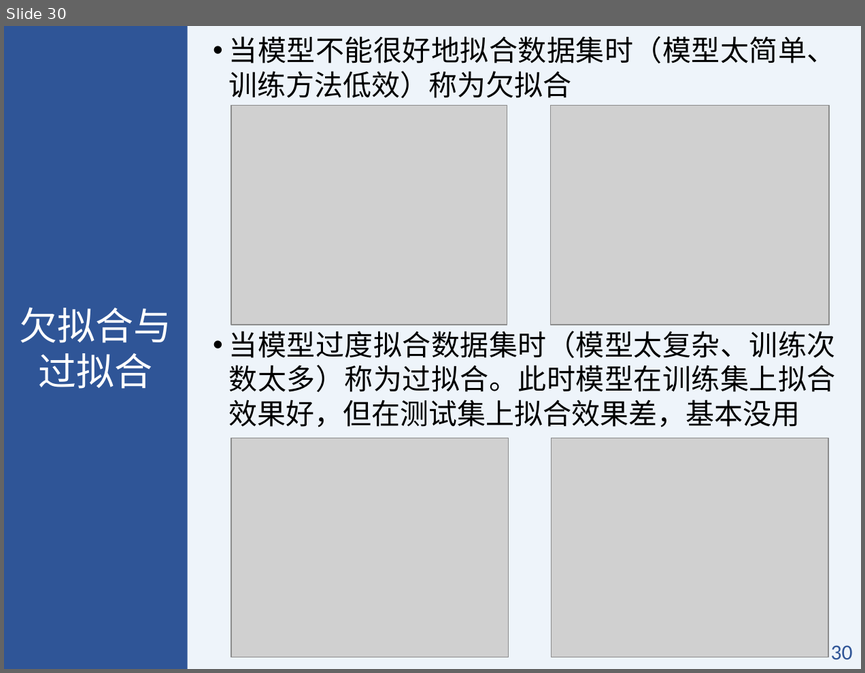
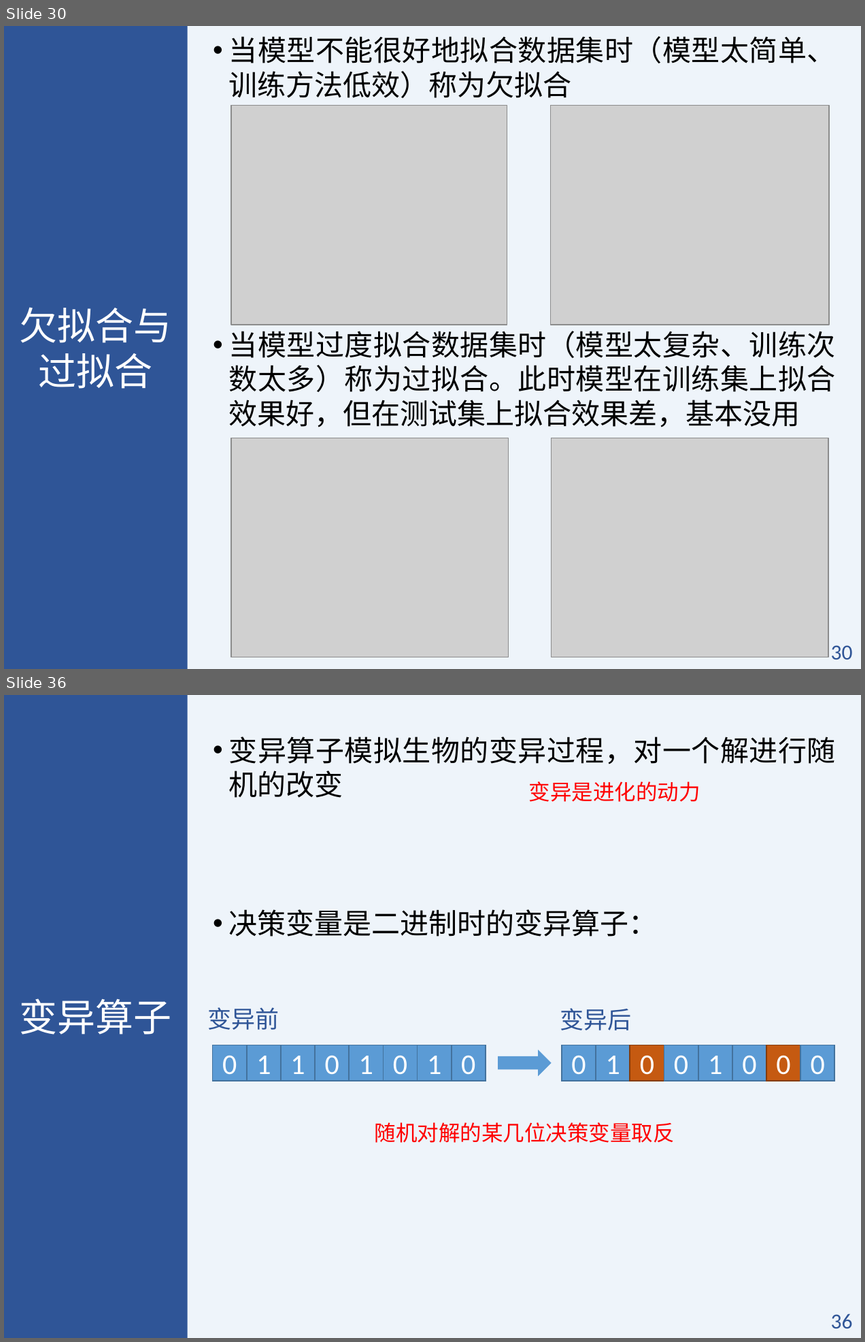
Before and after one commit to BIMK/MATLAB, a slide deck: slides/第8讲.pptx. Shown one above the other, each under a label of ours: slide 30 before the commit, slides 30 and 36 after it; the slides between them are not shown. The pictures are 865x673 and 865x1342 pixels, drawn with LibreOffice and Linux fonts; fonts in the diff are those of the drawing; grey boxes stand for pictures. Boxes give left, top, right and bottom in pixels: in the first picture for what was removed or moved away, otherwise in the second. Text is boxed around its words. In the diff, an @@ line names an element or a change of style, - is before the commit and + after.

```diff
--- a/slides/第8讲.pptx
+++ b/slides/第8讲.pptx
@@ slide 36 added at [4, 695, 861, 1338], background #DEEBF7 at 50% opacity; not listed: 2 template elements that a slide beside it also shows @@
@@ text added at [229, 736, 836, 936], 24 pt, text #000000 @@
+• 变异算子模拟生物的变异过程，对一个解进行随机的改变
+• 决策变量是二进制时的变异算子：
@@ text added at [529, 781, 700, 802], 18 pt, text #FF0000 @@
+变异是进化的动力
@@ text added at [20, 998, 172, 1034], 32 pt, text #FFFFFF @@
+变异算子
@@ text added at [208, 1007, 279, 1030], 20 pt, text #2F5597 @@
+变异前
@@ text added at [560, 1008, 631, 1030], 20 pt, text #2F5597 @@
+变异后
@@ rectangle added at [212, 1045, 247, 1081], fill #5B9BD5, outline #43739E 1 pt, 24 pt, text #FFFFFF @@
+0
@@ rectangle added at [247, 1045, 281, 1081], fill #5B9BD5, outline #43739E 1 pt, 24 pt, text #FFFFFF @@
+1
@@ rectangle added at [281, 1045, 315, 1081], fill #5B9BD5, outline #43739E 1 pt, 24 pt, text #FFFFFF @@
+1
@@ rectangle added at [315, 1045, 349, 1081], fill #5B9BD5, outline #43739E 1 pt, 24 pt, text #FFFFFF @@
+0
@@ rectangle added at [349, 1045, 383, 1081], fill #5B9BD5, outline #43739E 1 pt, 24 pt, text #FFFFFF @@
+1
@@ rectangle added at [383, 1045, 417, 1081], fill #5B9BD5, outline #43739E 1 pt, 24 pt, text #FFFFFF @@
+0
@@ rectangle added at [417, 1045, 451, 1081], fill #5B9BD5, outline #43739E 1 pt, 24 pt, text #FFFFFF @@
+1
@@ rectangle added at [451, 1045, 485, 1081], fill #5B9BD5, outline #43739E 1 pt, 24 pt, text #FFFFFF @@
+0
@@ right arrow added at [498, 1050, 551, 1076], fill #5B9BD5 @@
@@ rectangle added at [562, 1045, 596, 1081], fill #5B9BD5, outline #43739E 1 pt, 24 pt, text #FFFFFF @@
+0
@@ rectangle added at [596, 1045, 630, 1081], fill #5B9BD5, outline #43739E 1 pt, 24 pt, text #FFFFFF @@
+1
@@ rectangle added at [630, 1045, 664, 1081], fill #C55A11, outline #843C0B 1 pt, 24 pt, text #FFFFFF @@
+0
@@ rectangle added at [664, 1045, 698, 1081], fill #5B9BD5, outline #43739E 1 pt, 24 pt, text #FFFFFF @@
+0
@@ rectangle added at [698, 1045, 732, 1081], fill #5B9BD5, outline #43739E 1 pt, 24 pt, text #FFFFFF @@
+1
@@ rectangle added at [732, 1045, 766, 1081], fill #5B9BD5, outline #43739E 1 pt, 24 pt, text #FFFFFF @@
+0
@@ rectangle added at [766, 1045, 801, 1081], fill #C55A11, outline #843C0B 1 pt, 24 pt, text #FFFFFF @@
+0
@@ rectangle added at [801, 1045, 835, 1081], fill #5B9BD5, outline #43739E 1 pt, 24 pt, text #FFFFFF @@
+0
@@ text added at [375, 1122, 674, 1142], 18 pt, text #FF0000 @@
+随机对解的某几位决策变量取反
```
Also in this commit, not shown: 1 slide changed, 6 other slides added, 7 other files.
